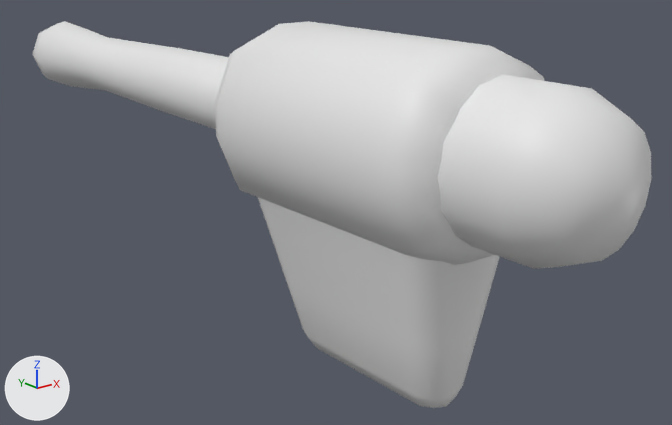
Renders of the FBX model Assets/000.Eeeeden/00-Fbxs/00-Character/02-Character/01-Red/Red-Lv2-Viking-WP.fbx from each side of a commit.
Before and after are seen from a 50 mm lens placed at (-0.574, -1.186, 0.193), pointed at (0.075, -0.375, -0.131). The axes (+X, +Y, +Z) are drawn at lower left. The lights are the same throughout. Where no turn or scale is listed for an object, it has been applied to the vertices.

In view in the first picture: 'Red-Lv2-Viking-WP'.
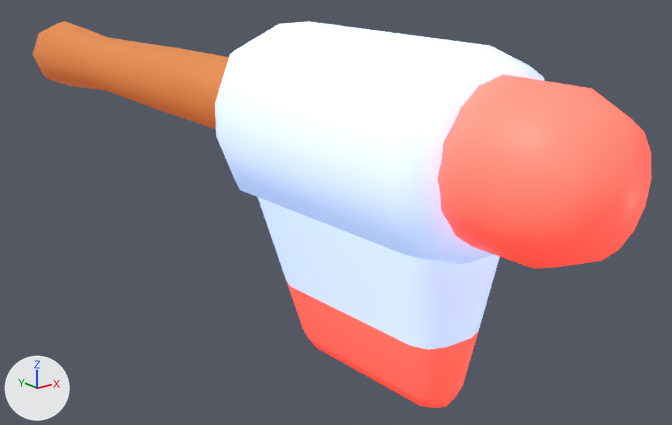
The change, as a diff of the scene's bpy script:
```diff
--- a/Assets/000.Eeeeden/00-Fbxs/00-Character/02-Character/01-Red/Red-Lv2-Viking-WP.fbx.py
+++ b/Assets/000.Eeeeden/00-Fbxs/00-Character/02-Character/01-Red/Red-Lv2-Viking-WP.fbx.py
@@ img_block_em_png @@
+img_block_em_png = load_image('Block-EM.png', '../../../../01-Image/99-Photoshop/Block-EM.png', 1000, 1000, 'sRGB')
@@ img_block_bm_png @@
+img_block_bm_png = load_image('Block-BM.png', '../../../../01-Image/99-Photoshop/Block-BM.png', 1000, 1000, 'sRGB')
@@ mat_main @@
+mat_main = bpy.data.materials.new('Main')
+# uses the picture img_block_bm_png
+# uses the picture img_block_em_png
@@ me_red_lv2_viking_wp @@
 me_red_lv2_viking_wp.from_pydata(...)  # 230 vertices, 197 faces; spans x -0.094..0.094, y -0.805..0.215, z -0.253..0.094
+me_red_lv2_viking_wp.materials.append(mat_main)
```

Changed parts and their boxes [x1, y1, x2, y2] in the pictures (672 x 425 px):
'Red-Lv2-Viking-WP', recoloured
    both: [32, 21, 651, 408]
